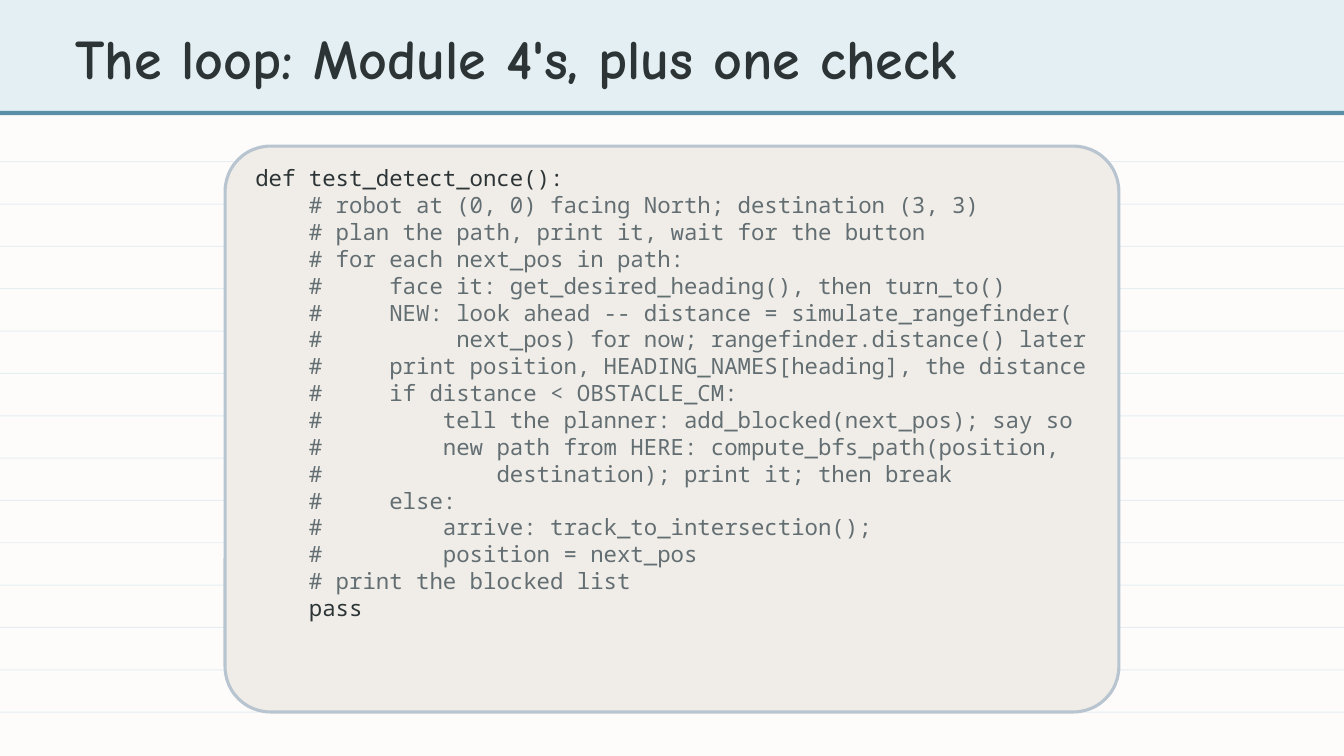
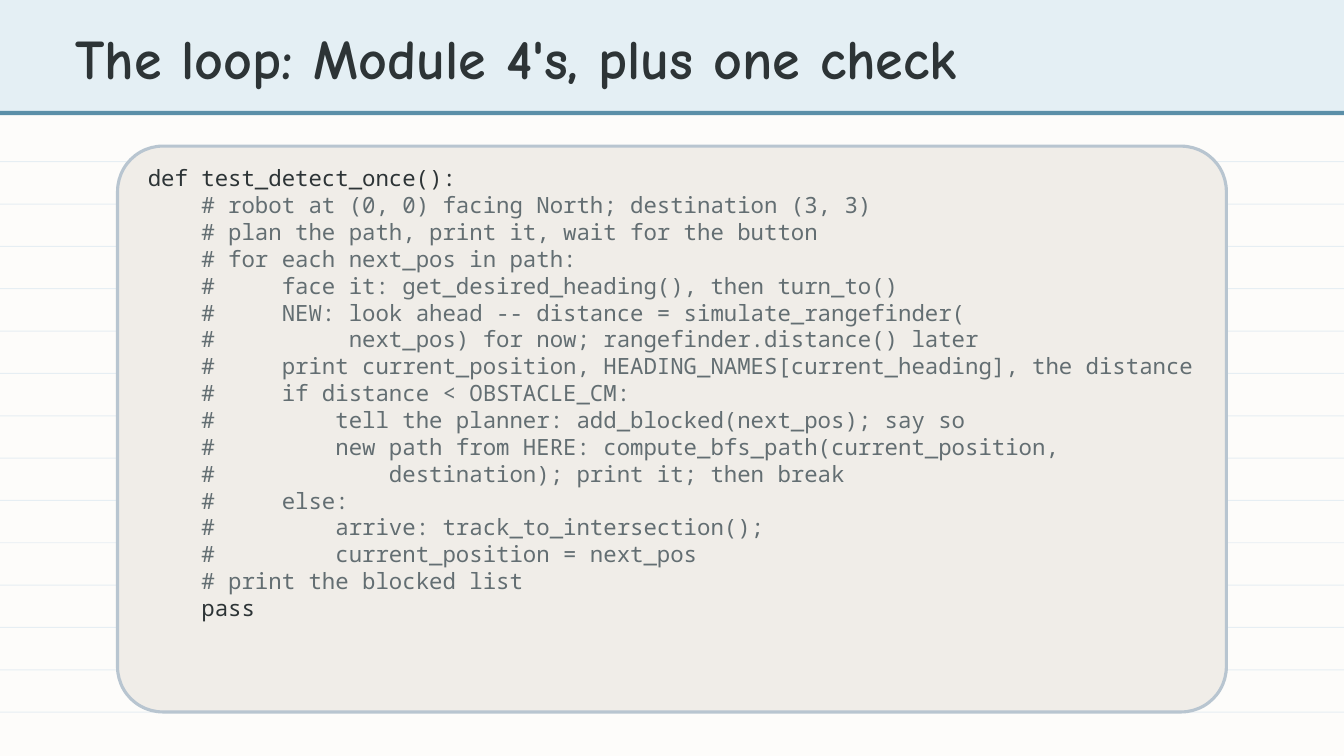
Before and after one commit to bradamiller/LearningPython, a slide deck: slide 15 of static/slides/module-05-pathfinding/module-5-lesson-07-obstacle-detection.pptx. Drawn at 1344x756 pixels with LibreOffice and Linux fonts; fonts in the diff are those of the drawing. Boxes give left, top, right and bottom in pixels: in the first picture for what was removed or moved away, otherwise in the second. Text is boxed around its words. In the diff, an @@ line names an element or a change of style, - is before the commit and + after.

```diff
--- a/static/slides/module-05-pathfinding/module-5-lesson-07-obstacle-detection.pptx
+++ b/static/slides/module-05-pathfinding/module-5-lesson-07-obstacle-detection.pptx
@@ rounded rectangle resized from (x1=225, y1=146, x2=1119, y2=712) to (x1=118, y1=146, x2=1227, y2=712) @@
@@ text "def test_detect_once():" moved from (x1=255, y1=169, x2=1086, y2=622) to (x1=148, y1=169, x2=1193, y2=622) @@
@@ text at (x1=282, y1=357, x2=1193, y2=380): text changed @@
-# print position, HEADING_NAMES[heading], the distance
+# print current_position, HEADING_NAMES[current_heading], the distance
@@ text at (x1=335, y1=438, x2=1059, y2=460): text changed @@
-# new path from HERE: compute_bfs_path(position,
+# new path from HERE: compute_bfs_path(current_position,
@@ text at (x1=335, y1=545, x2=697, y2=568): text changed @@
-# position = next_pos
+# current_position = next_pos
```
Also in this commit, not shown: 9 other slides changed, 11 other files.
